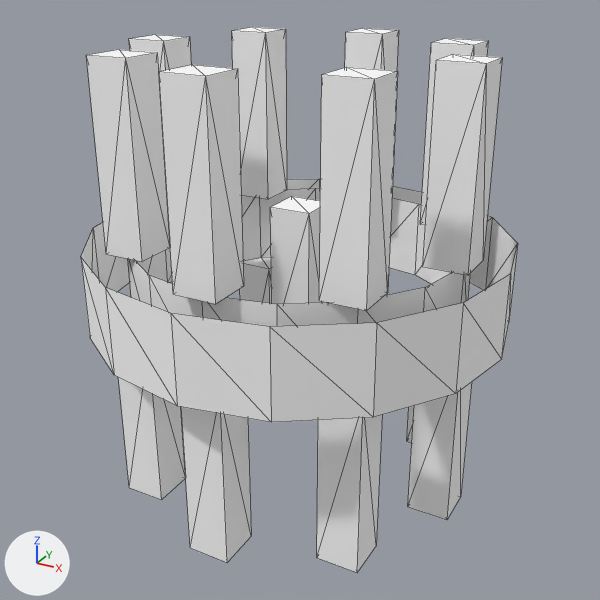
A saved change to the OBJ model src/main/resources/assets/aeronauticsplus/models/block/rockets/geometry/stage_separator.obj.
Both versions are drawn from a 50 mm camera at (1.213, -1.797, 1.096) aimed at (0.509, -0.517, 0.456). Every picture has the same lights, and +X, +Y and +Z are marked at lower left. The picture after the commit comes second. Mesh edges are drawn as thin lines. Where no turn or scale is listed for an object, it has been applied to the vertices. Vertices at exactly the same position are counted once.

Before the edit, the objects in view are built like this:
```python
me_bolts = bpy.data.meshes.new('bolts')
me_bolts.from_pydata(...)  # a box spanning x 0.46..0.54, y -0.54..-0.46, z 0.36..0.64
me_bolts.materials.append(mat_propeller)  # its picture is missing
me_clamp = bpy.data.meshes.new('clamp')
me_clamp.from_pydata(...)  # 64 vertices, 64 faces; spans x 0.1..0.9, y -0.9..-0.1, z 0.42..0.58
me_clamp.materials.append(mat_propeller)  # its picture is missing
me_petals = bpy.data.meshes.new('petals')
me_petals.from_pydata(...)  # 128 vertices, 192 faces; spans x 0.16..0.84, y -0.84..-0.16, z 0.08..0.92
me_petals.materials.append(mat_propeller)  # its picture is missing
ob_bolts = bpy.data.objects.new('bolts', me_bolts)
ob_bolts.location = (0.0, 0.0, 0.0)
ob_clamp = bpy.data.objects.new('clamp', me_clamp)
ob_clamp.location = (0.0, 0.0, 0.0)
ob_petals = bpy.data.objects.new('petals', me_petals)
ob_petals.location = (0.0, 0.0, 0.0)
```
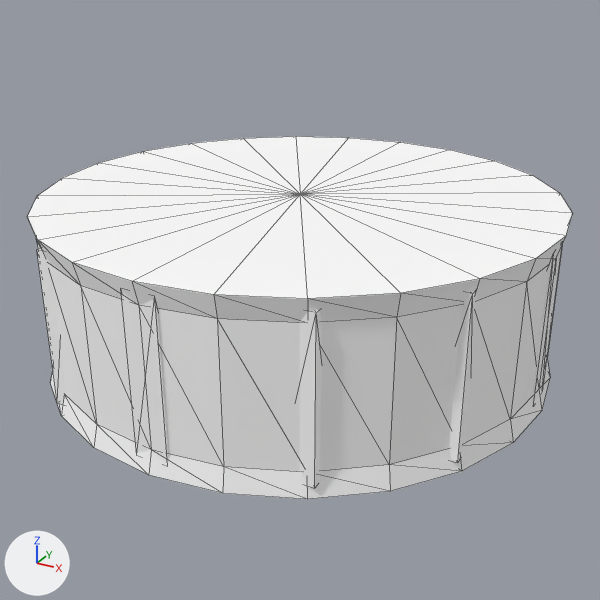
The change, as a list of edits to the scene's bpy script:
```text
Change me_bolts:
    used by ob_bolts; location = (0.0, 0.0, 0.0)
    remove me_bolts.from_pydata(...)  # 8 vertices, 12 faces; spans x 0.46..0.54, y -0.54..-0.46, z 0.36..0.64
    add me_bolts.from_pydata(...)  # 96 vertices, 144 faces; spans x 0.03..0.97, y -0.97..-0.03, z 0.36..0.64
    me_bolts part 1: the whole mesh is rebuilt
    me_bolts part 2
    48 vertices are added at x 0.03..0.91, y -0.97..-0.03, z 0.36..0.64
    48 new vertices lie (0.06, 0.0, 0.0) away from vertices in x 0.03..0.91, y -0.97..-0.03, z 0.36..0.64
    144 new faces join them
Add me_lip_lo:
    me_lip_lo.from_pydata(...)  # 49 vertices, 72 faces; spans x 0.02..0.98, y -0.98..-0.02, z 0.34..0.38
    me_lip_lo.materials.append(mat_propeller)  # its picture is missing
Add me_lip_hi:
    me_lip_hi.from_pydata(...)  # 49 vertices, 72 faces; spans x 0.02..0.98, y -0.98..-0.02, z 0.62..0.66
    me_lip_hi.materials.append(mat_propeller)  # its picture is missing
Add me_band:
    me_band.from_pydata(...)  # 96 vertices, 96 faces; spans x 0.03..0.97, y -0.97..-0.03, z 0.38..0.62
    me_band.materials.append(mat_propeller)  # its picture is missing
Remove ob_clamp:
    ob_clamp = bpy.data.objects.new('clamp', me_clamp)
    ob_clamp.location = (0.0, 0.0, 0.0)
Remove ob_petals:
    ob_petals = bpy.data.objects.new('petals', me_petals)
    ob_petals.location = (0.0, 0.0, 0.0)
Add ob_lip_lo:
    ob_lip_lo = bpy.data.objects.new('lip_lo', me_lip_lo)
    ob_lip_lo.location = (0.0, 0.0, 0.0)
Add ob_lip_hi:
    ob_lip_hi = bpy.data.objects.new('lip_hi', me_lip_hi)
    ob_lip_hi.location = (0.0, 0.0, 0.0)
Add ob_band:
    ob_band = bpy.data.objects.new('band', me_band)
    ob_band.location = (0.0, 0.0, 0.0)
```

Boxes (x1, y1, x2, y2) around the edits, measured in the pictures (600 x 600 px):
'petals', deleted
    before: (86, 27, 502, 573)
'lip_hi', added
    after: (27, 136, 573, 323)
'band', added
    after: (37, 241, 562, 472)
'clamp', deleted
    before: (81, 179, 518, 422)
'bolts', reshaped (790% wider, 121% taller)
    before: (270, 196, 328, 304)
    after: (37, 248, 561, 488)
'lip_lo', added
    after: (50, 360, 550, 499)
part 1 of me_bolts, deleted
    before: (270, 196, 328, 304)
part 2 of me_bolts, added
    after: (37, 248, 561, 488)
